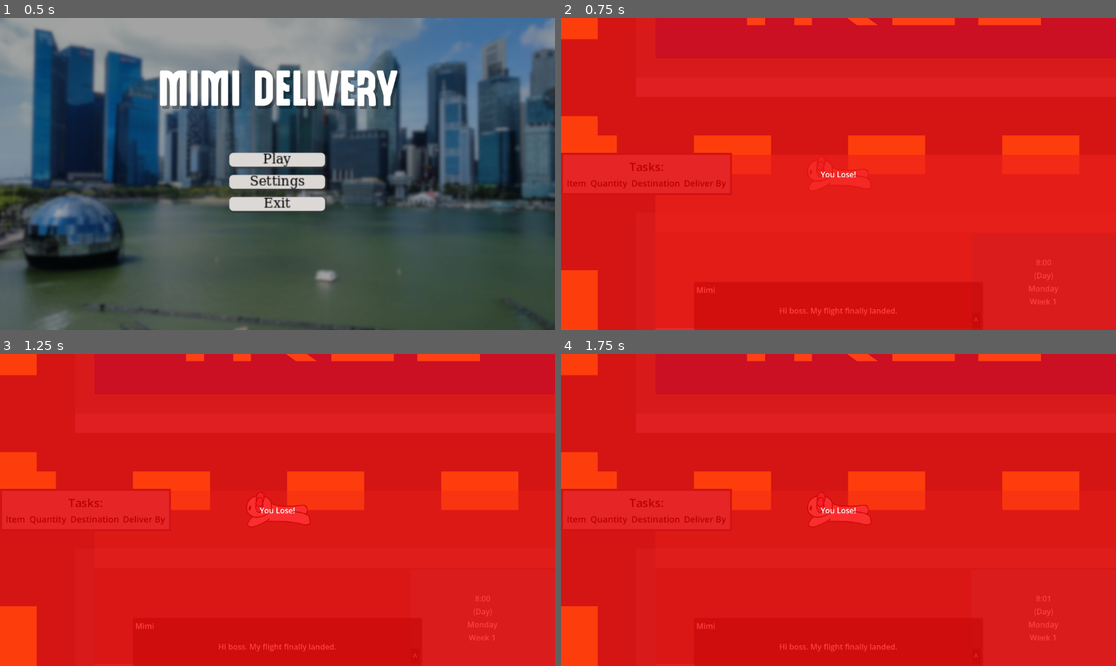
Above: before the commit, frames 1-4 (two rows, left to right).
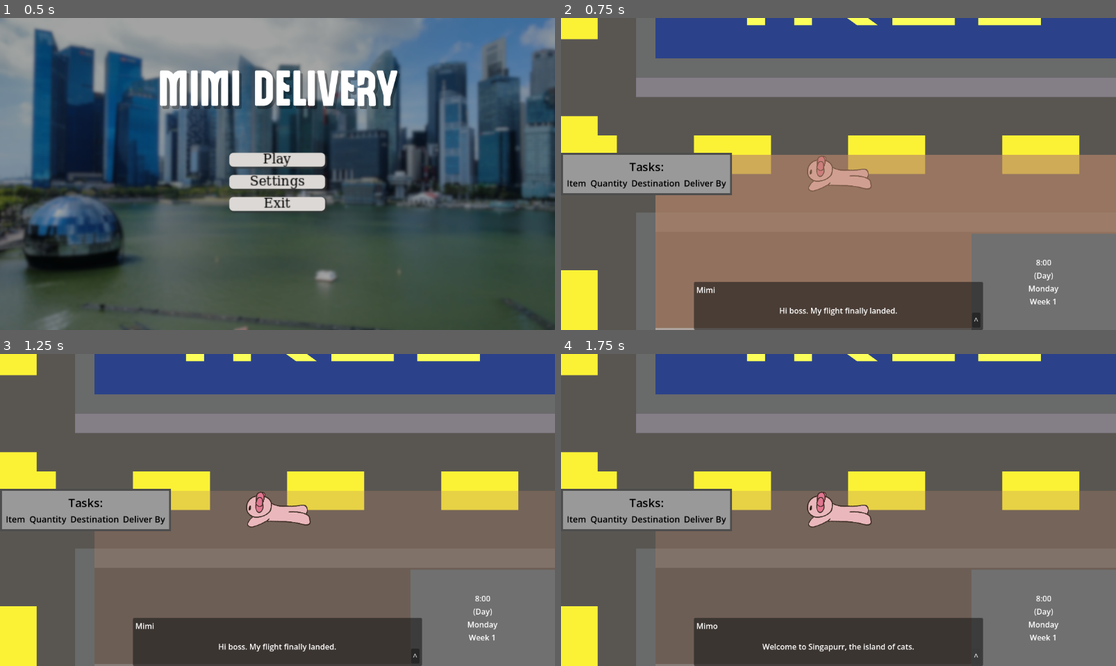
Above: after the commit, the same moments.

Repository: Glitch752/mimiDelivery
Game: Godot game, scene res://scenes/Menu.tscn
Same seed, same stepped clock (60 frames per second), same inputs: the game is played once before the commit and once after it.
Inputs:
- Up to frame 1 (0.5 s): no input
- Up to frame 2 (0.75 s): click "Play" at 0.5 s
- Up to frame 3 (1.25 s): no input
- Up to frame 4 (1.75 s): click "^" at 1.25 s

Frame 1 is identical in both runs. In frame 2, 100% of the frame differs, in the area x 0-100%, y 0-100%; in frame 3, 100%; in frame 4, 100%.
Error before the commit: Parse Error: Invalid argument for "new()" function: argument 1 should be "Item" but is "String". (res://scripts/tasks_panel.gd:19)

Commit message:
No Time During Intro
Made time not start until after intro

Diff:
--- a/scenes/level/buildings/base_building.gd
+++ b/scenes/level/buildings/base_building.gd
@@ -16,6 +16,7 @@
 @export var purpose: Purpose
 ## The items this shop can give if it is a shop
 @export var items: Array[Item]
+
 
 func _ready() -> void:
 	hide_area.body_entered.connect(_on_body_entered)
--- a/scenes/time_display.tscn
+++ b/scenes/time_display.tscn
@@ -41,15 +41,19 @@
 [node name="TimeLabel" type="Label" parent="ColorRect/VBoxContainer" unique_id=1171826093]
 layout_mode = 2
 size_flags_horizontal = 4
+text = "8:00"
 
 [node name="DayNightLabel" type="Label" parent="ColorRect/VBoxContainer" unique_id=1915134642]
 layout_mode = 2
 size_flags_horizontal = 4
+text = "(Day)"
 
 [node name="DayLabel" type="Label" parent="ColorRect/VBoxContainer" unique_id=419530167]
 layout_mode = 2
 size_flags_horizontal = 4
+text = "Monday"
 
 [node name="WeekLabel" type="Label" parent="ColorRect/VBoxContainer" unique_id=1898011368]
 layout_mode = 2
 size_flags_horizontal = 4
+text = "Week 1"
--- a/scripts/intro.gd
+++ b/scripts/intro.gd
@@ -29,6 +29,7 @@
 	else:
 		hide()
 		player.in_intro = false
+		TimeManager.start_time()
 
 
 func _display_dialogue() -> void:
--- a/scripts/tasks_panel.gd
+++ b/scripts/tasks_panel.gd
@@ -15,10 +15,12 @@
 func _ready() -> void:
 	lose_screen.hide()
 
+	await TimeManager.time_changed
+
 	# Test tasks
-	add_task(Task.new("Blahaj", 1, "Venue", 120))
-	add_task(Task.new("Blahaj", 1, "Venue", 10))
-	add_task(Task.new("Durian", 2700, "J8 Hotel", 60*19))
+	add_task(Task.new(load("res://items/blahaj.tres"), 1, "Venue", 120))
+	add_task(Task.new(load("res://items/blahaj.tres"), 1, "Venue", 10))
+	add_task(Task.new(load("res://items/blahaj.tres"), 2700, "J8 Hotel", 60*19))
 
 	remove_task(tasks[0])
 
@@ -38,7 +40,7 @@
 
 	task_row.item_label = Label.new()
 	task_row.item_label.label_settings = task_label_settings
-	task_row.item_label.text = task.item_req
+	task_row.item_label.text = task.item_req.item_name
 	tasks_list.add_child(task_row.item_label)
 
 	task_row.quantity_label = Label.new()
--- a/scripts/time_display.gd
+++ b/scripts/time_display.gd
@@ -22,7 +22,6 @@
 
 func _ready() -> void:
 	TimeManager.time_changed.connect(display_time)
-	TimeManager.start_time()
 
 
 ## Update time display
